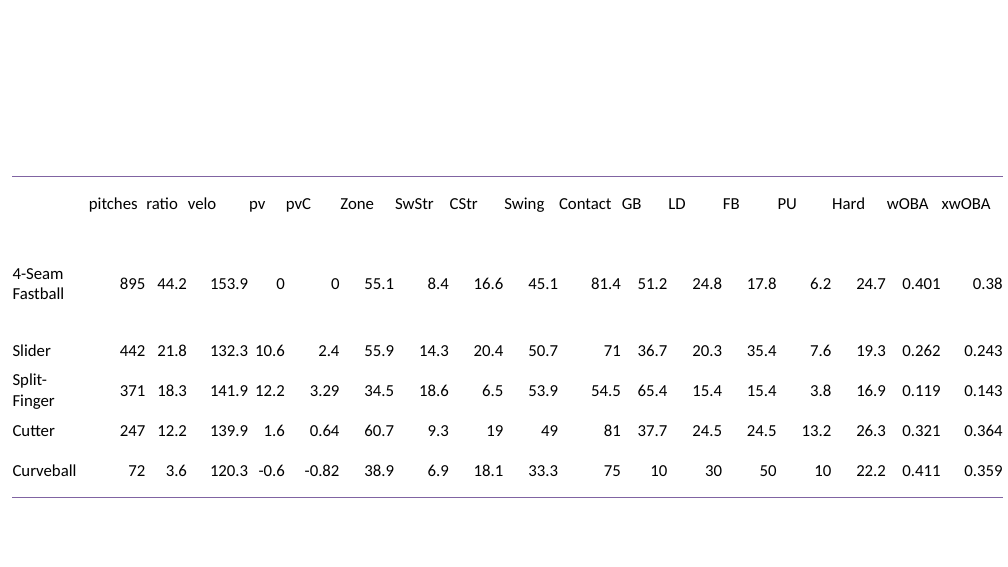
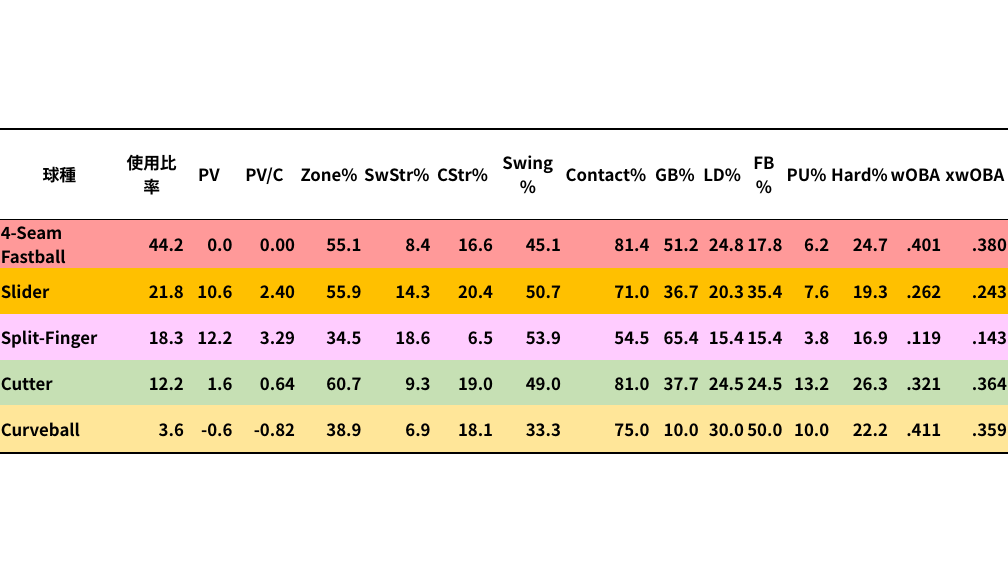
Before and after one commit to T-Reio/ohtani_analyze, a slide deck: slide 28 of slides/ohtani_tj.pptx (slide 26 before the commit). Drawn at 1008x567 pixels with LibreOffice and Linux fonts; fonts in the diff are those of the drawing; background and template pictures are left out. Boxes give left, top, right and bottom in pixels: in the first picture for what was removed or moved away, otherwise in the second. Text is boxed around its words. In the diff, an @@ line names an element or a change of style, - is before the commit and + after.

```diff
--- a/slides/ohtani_tj.pptx
+++ b/slides/ohtani_tj.pptx
@@ table at box(0, 129, 1008, 450) @@
-column 1:  | 4-Seam Fastball | Slider | Split-Finger | Cutter | Curveball
-column 2: pitches | 895 | 442 | 371 | 247 | 72
-column 3: ratio | 44.2 | 21.8 | 18.3 | 12.2 | 3.6
-column 4: velo | 153.9 | 132.3 | 141.9 | 139.9 | 120.3
-column 5: pv | 0 | 10.6 | 12.2 | 1.6 | -0.6
-column 6: pvC | 0 | 2.4 | 3.29 | 0.64 | -0.82
-column 7: Zone | 55.1 | 55.9 | 34.5 | 60.7 | 38.9
-column 8: SwStr | 8.4 | 14.3 | 18.6 | 9.3 | 6.9
-column 9: CStr | 16.6 | 20.4 | 6.5 | 19 | 18.1
-column 10: Swing | 45.1 | 50.7 | 53.9 | 49 | 33.3
-column 11: Contact | 81.4 | 71 | 54.5 | 81 | 75
-column 12: GB | 51.2 | 36.7 | 65.4 | 37.7 | 10
-column 13: LD | 24.8 | 20.3 | 15.4 | 24.5 | 30
-column 14: FB | 17.8 | 35.4 | 15.4 | 24.5 | 50
-column 15: PU | 6.2 | 7.6 | 3.8 | 13.2 | 10
-column 16: Hard | 24.7 | 19.3 | 16.9 | 26.3 | 22.2
-column 17: wOBA | 0.401 | 0.262 | 0.119 | 0.321 | 0.411
-column 18: xwOBA | 0.38 | 0.243 | 0.143 | 0.364 | 0.359
+column 1: 球種 | 4-Seam Fastball | Slider | Split-Finger | Cutter | Curveball
+column 2: 使用比率 | 44.2 | 21.8 | 18.3 | 12.2 | 3.6
+column 3: PV | 0.0 | 10.6 | 12.2 | 1.6 | -0.6
+column 4: PV/C | 0.00 | 2.40 | 3.29 | 0.64 | -0.82
+column 5: Zone% | 55.1 | 55.9 | 34.5 | 60.7 | 38.9
+column 6: SwStr% | 8.4 | 14.3 | 18.6 | 9.3 | 6.9
+column 7: CStr% | 16.6 | 20.4 | 6.5 | 19.0 | 18.1
+column 8: Swing% | 45.1 | 50.7 | 53.9 | 49.0 | 33.3
+column 9: Contact% | 81.4 | 71.0 | 54.5 | 81.0 | 75.0
+column 10: GB% | 51.2 | 36.7 | 65.4 | 37.7 | 10.0
+column 11: LD% | 24.8 | 20.3 | 15.4 | 24.5 | 30.0
+column 12: FB% | 17.8 | 35.4 | 15.4 | 24.5 | 50.0
+column 13: PU% | 6.2 | 7.6 | 3.8 | 13.2 | 10.0
+column 14: Hard% | 24.7 | 19.3 | 16.9 | 26.3 | 22.2
+column 15: wOBA | .401 | .262 | .119 | .321 | .411
+column 16: xwOBA | .380 | .243 | .143 | .364 | .359
@@ table: place and size @@
-table at box(12, 177, 1001, 498)
+table at box(0, 129, 1008, 450)
```
Also in this commit, not shown: 11 other slides changed, 4 slides added, 2 slides removed, 16 other files.
